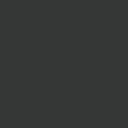
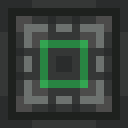
Revision of a layered w=128, h=128 image; what changed, layer by layer:
showed group "buses" (9 layers) over (x1=16, y1=16, x2=112, y2=112)
added layer "bus.signal copy" (overlay) in group "buses" over (x1=40, y1=40, x2=88, y2=88)
showed "bus.paint.base" over (x1=40, y1=40, x2=88, y2=88)
added layer "energy_bus.base" in group "buses" over (x1=16, y1=16, x2=112, y2=112)
showed group "plain_border" (2 layers) over (x1=8, y1=8, x2=120, y2=120)
hid group "stripes" (8 layers) over (x1=0, y1=0, x2=128, y2=128)
hid "stripes.yb copy" over (x1=0, y1=0, x2=128, y2=128)
